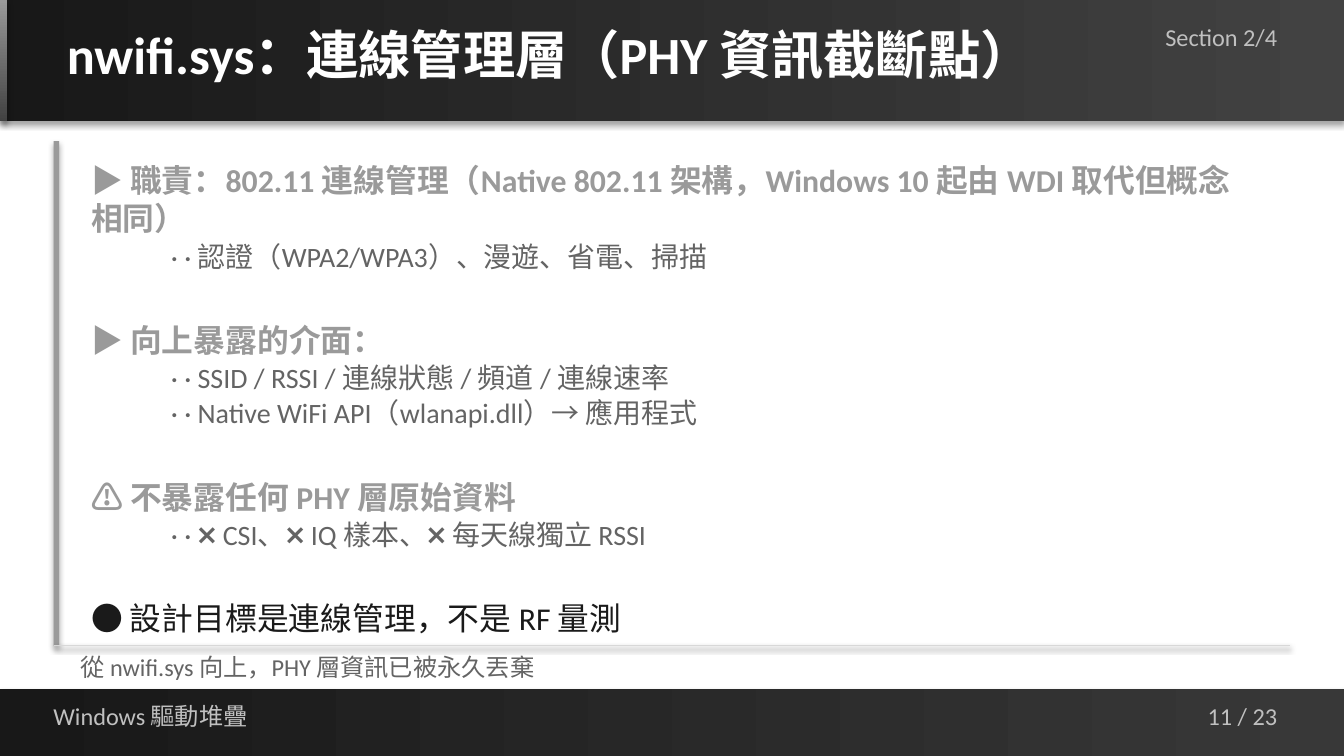
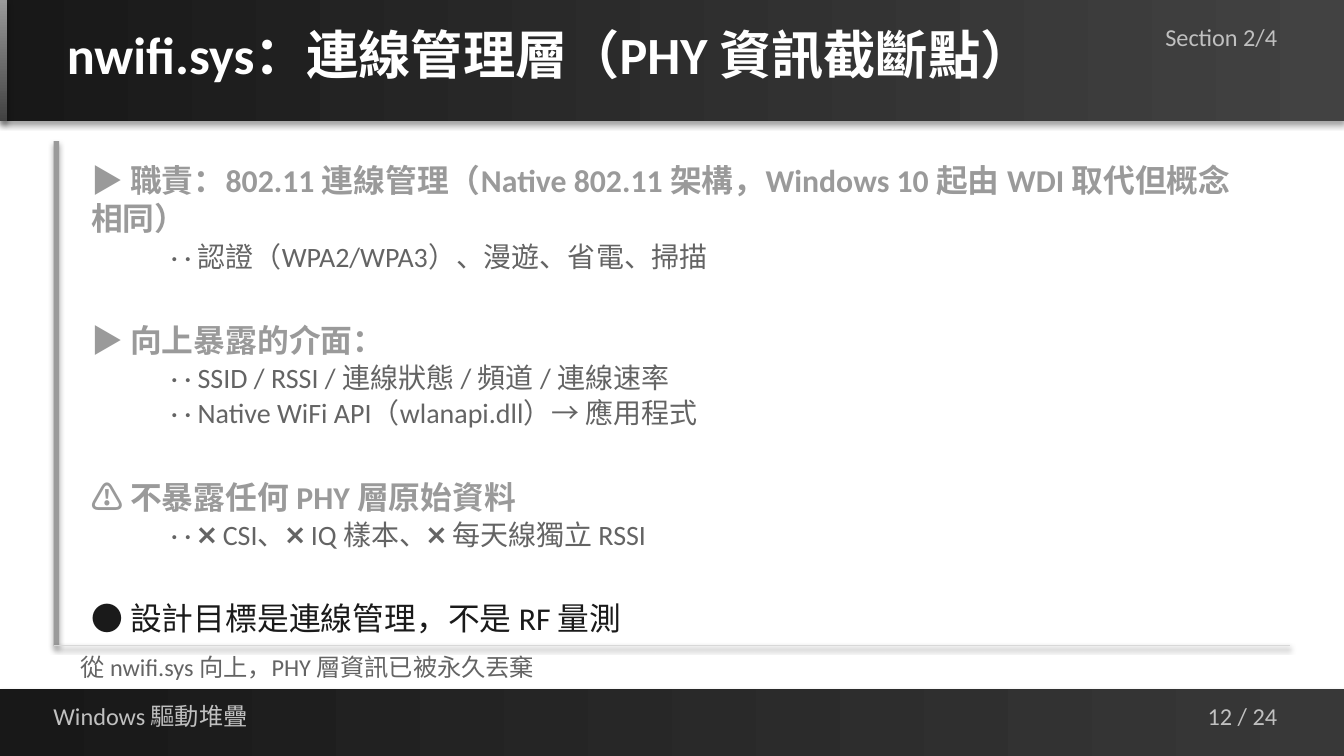
Before and after one commit to jacky92219-cell/network-ppt-project, a slide deck: slide 12 of output/network-card-csi-v5.1.pptx (slide 11 before the commit). Drawn at 1344x756 pixels with LibreOffice and Linux fonts; fonts in the diff are those of the drawing. Boxes give left, top, right and bottom in pixels: in the first picture for what was removed or moved away, otherwise in the second. Text is boxed around its words. In the diff, an @@ line names an element or a change of style, - is before the commit and + after.

```diff
--- a/output/network-card-csi-v5.1.pptx
+++ b/output/network-card-csi-v5.1.pptx
@@ text at box(1208, 709, 1278, 725): text changed @@
-11 / 23
+12 / 24
```
Also in this commit, not shown: 22 other slides changed, 1 slide added, 14 other files.
